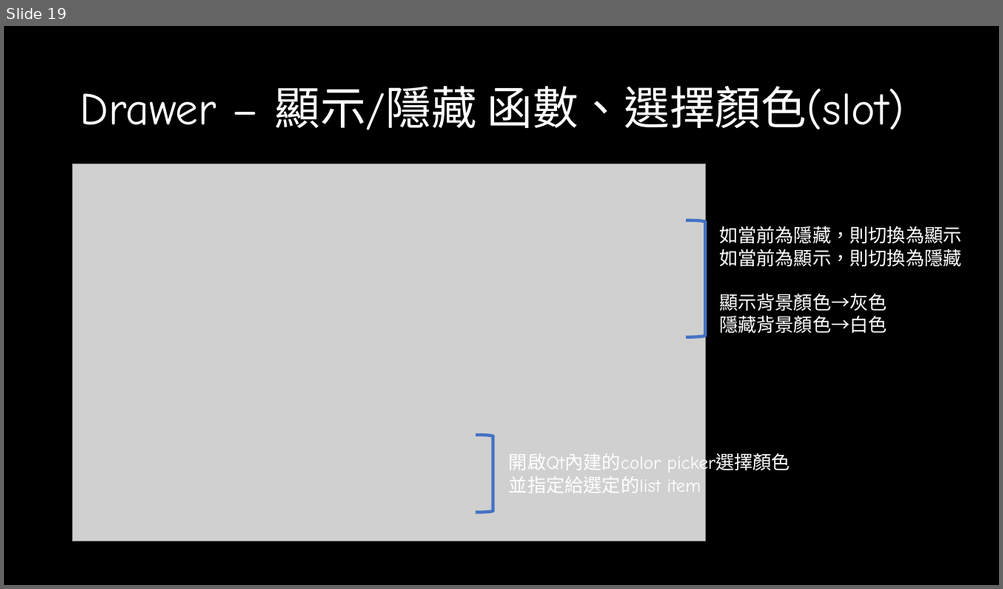
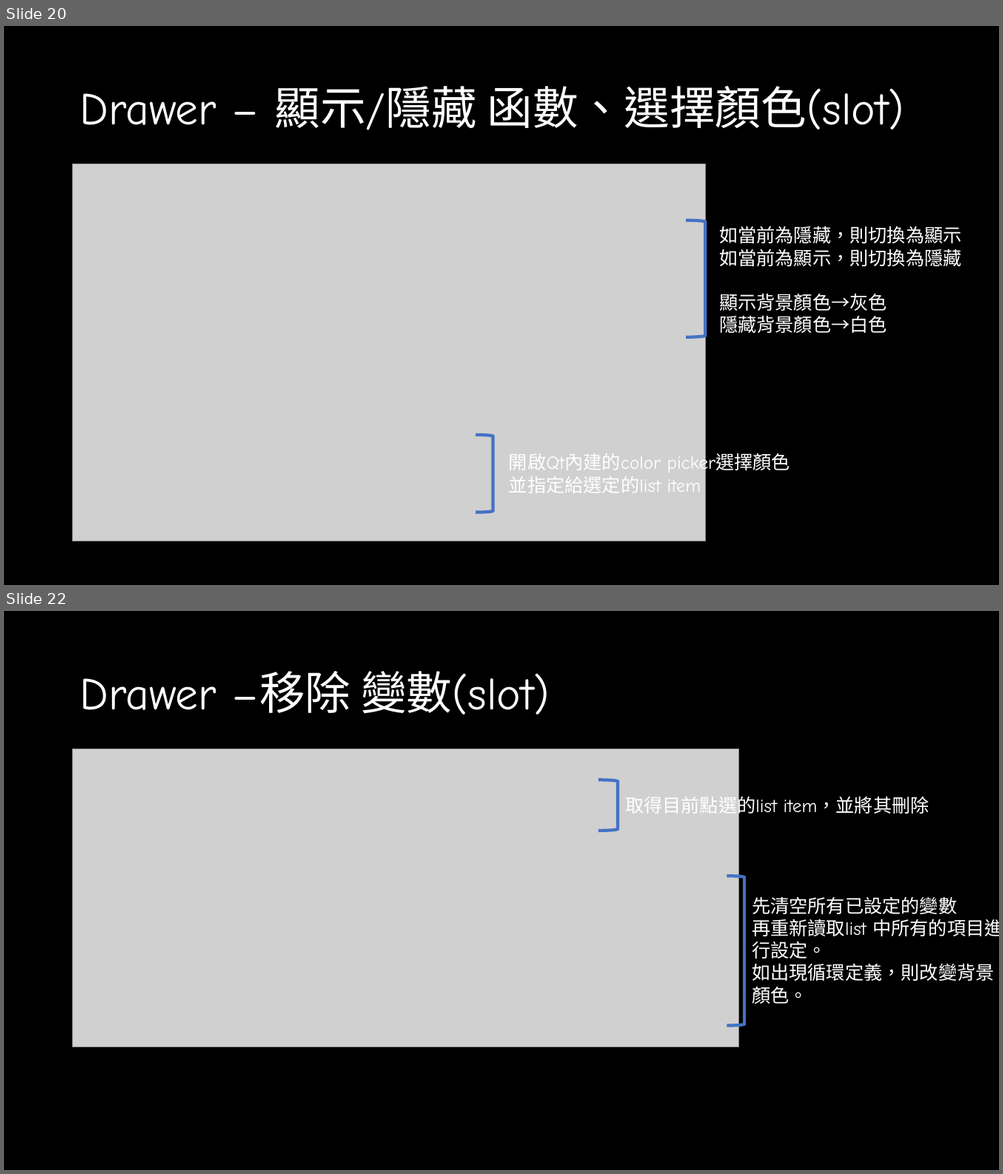
Before and after one commit to yuchen5564/OOP-Project_Equation-Drawing, a slide deck: Equation Drawing.pptx. Shown one above the other, each under a label of ours: slide 19 before the commit, slides 20 and 22 after it; the slides between them are not shown. The pictures are 1003x589 and 1003x1174 pixels, drawn with LibreOffice and Linux fonts; fonts in the diff are those of the drawing; grey boxes stand for pictures. Boxes give left, top, right and bottom in pixels: in the first picture for what was removed or moved away, otherwise in the second. Text is boxed around its words. In the diff, an @@ line names an element or a change of style, - is before the commit and + after.

```diff
--- a/Equation Drawing.pptx
+++ b/Equation Drawing.pptx
@@ slide 22 added at bbox=[4, 611, 999, 1170], background #000000 @@
@@ title added at bbox=[79, 671, 549, 715], 44 pt, text #FFFFFF @@
+Drawer –移除 變數(slot)
@@ picture added at bbox=[73, 749, 739, 1048] @@
@@ right bracket added at bbox=[599, 780, 618, 831], outline #4472C4 3 pt @@
@@ text added at bbox=[625, 793, 929, 817], 18 pt, text #FFFFFF @@
+取得目前點選的list item，並將其刪除
@@ right bracket added at bbox=[727, 876, 745, 1026], outline #4472C4 3 pt @@
@@ text added at bbox=[751, 897, 999, 1004], 18 pt, text #FFFFFF @@
+先清空所有已設定的變數
+再重新讀取list 中所有的項目進行設定。
+如出現循環定義，則改變背景顏色。
@@ what was slide 19 is now slide 20 @@
```
Also in this commit, not shown: 2 slides changed, 2 other slides added, 1 slide removed, 2 other files.
